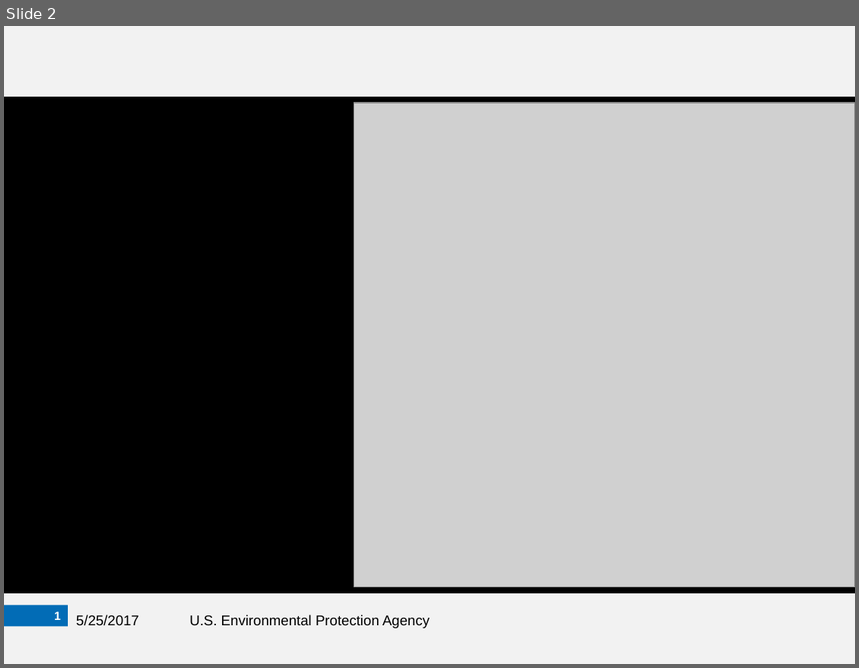
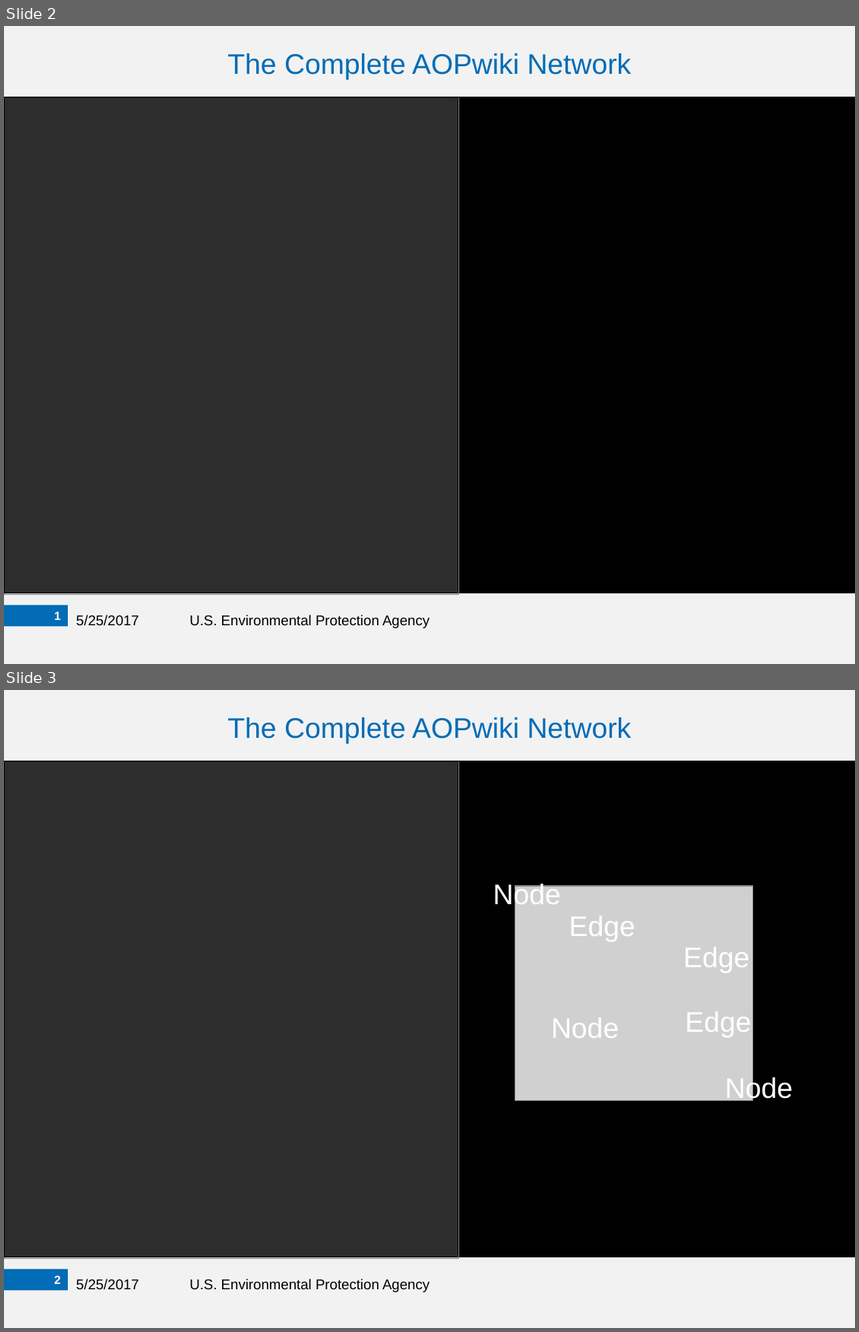
Before and after one commit to npollesch/AOPWiki, a slide deck: Presentations/AOPNA_EPA.pptx. Shown one above the other, each under a label of ours: slide 2 before the commit, slides 2 and 3 after it. The pictures are 859x668 and 859x1332 pixels, drawn with LibreOffice and Linux fonts; fonts in the diff are those of the drawing; grey boxes stand for pictures; background and template pictures are left out. Boxes give left, top, right and bottom in pixels: in the first picture for what was removed or moved away, otherwise in the second. Text is boxed around its words. In the diff, an @@ line names an element or a change of style, - is before the commit and + after.

```diff
--- a/Presentations/AOPNA_EPA.pptx
+++ b/Presentations/AOPNA_EPA.pptx
@@ slide 3 added at (x1=4, y1=690, x2=855, y2=1328), background #FFFFFF; not listed: 2 template elements that a slide beside it also shows @@
@@ text added at (x1=227, y1=717, x2=632, y2=744), 24 pt, text #026CB6 @@
+The Complete AOPwiki Network
@@ rectangle added at (x1=4, y1=761, x2=855, y2=1257), fill #000000, outline #000000 0.75 pt @@
@@ picture added at (x1=4, y1=761, x2=459, y2=1258) @@
@@ rectangle added at (x1=4, y1=761, x2=458, y2=1257), fill #000000 at 78% opacity, outline #000000 0.75 pt @@
@@ text added at (x1=493, y1=882, x2=561, y2=910), 24 pt, text #FFFFFF @@
+Node
@@ picture added at (x1=515, y1=886, x2=753, y2=1100) @@
@@ text added at (x1=569, y1=916, x2=636, y2=942), 24 pt, text #FFFFFF @@
+Edge
@@ text added at (x1=683, y1=947, x2=750, y2=973), 24 pt, text #FFFFFF @@
+Edge
@@ text added at (x1=551, y1=1018, x2=619, y2=1038), 24 pt, text #FFFFFF @@
+Node
@@ text added at (x1=685, y1=1011, x2=751, y2=1037), 24 pt, text #FFFFFF @@
+Edge
@@ text added at (x1=725, y1=1076, x2=793, y2=1104), 24 pt, text #FFFFFF @@
+Node
@@ page number added at (x1=54, y1=1276, x2=61, y2=1284), 10 pt, text #FFFFFF, bold @@
+2
@@ text added at (x1=76, y1=1279, x2=139, y2=1290), 12 pt, text #000000 @@
+5/25/2017
@@ text added at (x1=189, y1=1279, x2=430, y2=1293), 12 pt, text #000000 @@
+U.S. Environmental Protection Agency
@@ slide 2 changed as well @@
@@ text added at (x1=227, y1=53, x2=632, y2=80), 24 pt, text #026CB6 @@
+The Complete AOPwiki Network
@@ picture resized from (x1=354, y1=103, x2=855, y2=587) to (x1=4, y1=97, x2=459, y2=594) @@
@@ rectangle added at (x1=4, y1=97, x2=458, y2=593), fill #000000 at 78% opacity, outline #000000 0.75 pt @@
```
Also in this commit, not shown: 2 other slides changed, 5 other slides added, 43 other files.
